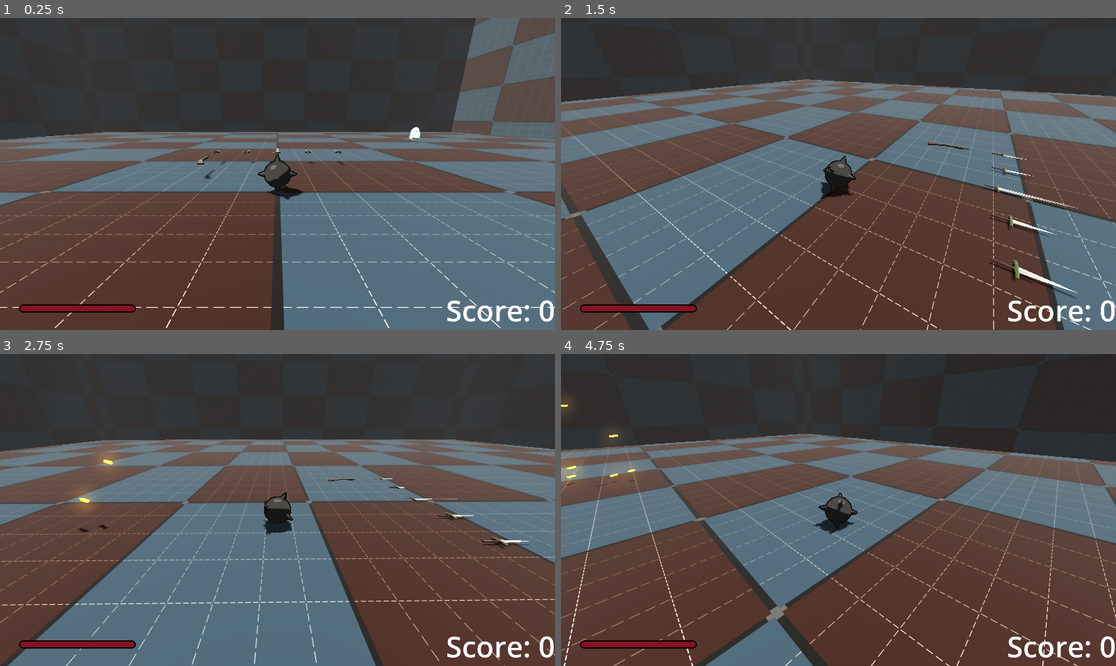
Above: before the commit, frames 1-4 (two rows, left to right).
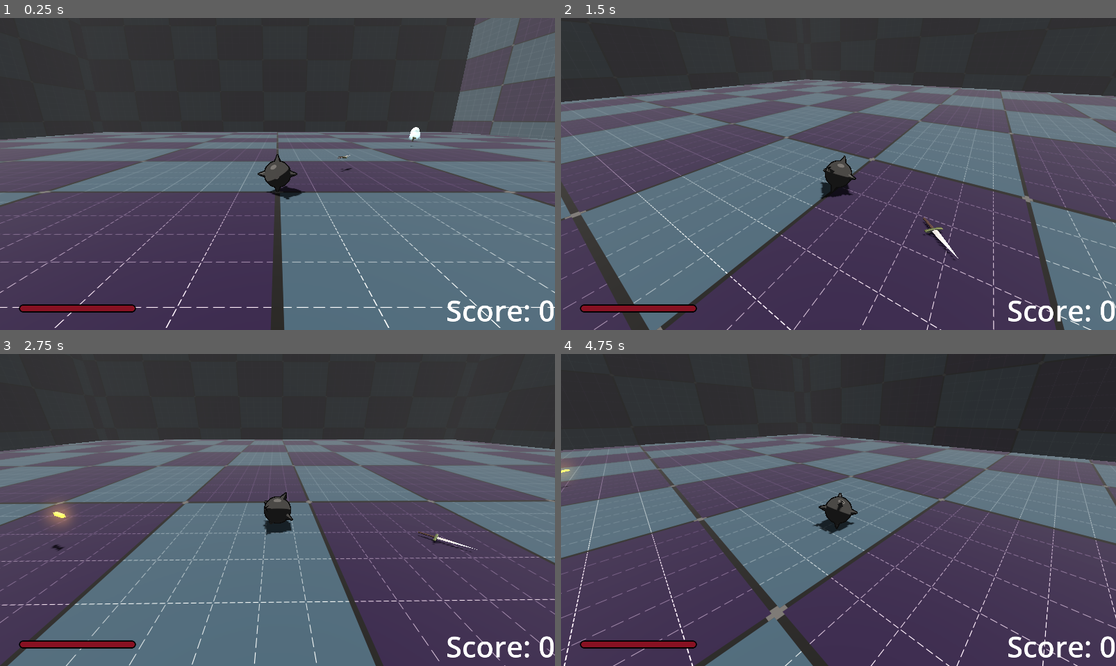
Above: after the commit, the same moments.

Repository: erikringwalters/pirate-jam-16-prototype
Game: Godot game, scene res://scenes/main.tscn
Same seed, same stepped clock (60 frames per second), same inputs: the game is played once before the commit and once after it.
Inputs (mouse positions are in pixels of both pictures, inside the frame that each line leads up to):
- Up to frame 1 (0.25 s): no input
- Up to frame 2 (1.5 s): tap Enter (restart) at 0.5, 1.25 s; move the mouse to (960, 158) at 0.52 s; press the mouse at (960, 158) at 0.53 s; hold D (move_right) 0.53-1.28 s; move the mouse to (810, 174) at 1.27 s; release the mouse at (810, 174) at 1.28 s; hold W (move_up) from 1.28 s (still down); click (810, 174) at 1.35 s
- Up to frame 3 (2.75 s): keep holding W (move_up); tap Enter (restart) at 2 s; move the mouse to (288, 503) at 2.02 s; press the mouse at (288, 503) at 2.03 s
- Up to frame 4 (4.75 s): keep holding W (move_up); tap Enter (restart) at 2.75, 3.5, 4.25 s; move the mouse to (832, 516) at 2.77 s; release the mouse at (832, 516) at 2.78 s; click (832, 516) at 2.85 s; move the mouse to (877, 513) at 3.52 s; press the mouse at (877, 513) at 3.53 s; move the mouse to (794, 506) at 4.27 s; release the mouse at (794, 506) at 4.28 s; click (794, 506) at 4.35 s

The runs differ from the first frame. In frame 1, 27% of the frame differs, in the area x 0-100%, y 23-100%; in frame 2, 39%; in frame 3, 31%; in frame 4, 42%, in the area x 0-100%, y 13-100%.

Commit message:
random weapons with rare rockets

Diff:
--- a/scenes/boundaries/boundary.tscn
+++ b/scenes/boundaries/boundary.tscn
@@ -11,7 +11,7 @@
 shader = ExtResource("2_xjnfk")
 shader_parameter/subdivisions = 32.0
 shader_parameter/grid_width = 0.02
-shader_parameter/background_color = Color(0.158999, 0.0604092, 0.00201173, 1)
+shader_parameter/background_color = Color(0.0968196, 0.0319011, 0.168803, 1)
 shader_parameter/background_color_two = Color(0.158938, 0.23814, 0.290237, 1)
 shader_parameter/grid_color = Color(0, 0, 0, 1)
 shader_parameter/dashed_scale_x = 0.02
--- a/scenes/level/level.tscn
+++ b/scenes/level/level.tscn
@@ -8,7 +8,6 @@
 [ext_resource type="Script" uid="uid://dhjhidvuhk8dv" path="res://scripts/spawner.gd" id="6_ivku7"]
 [ext_resource type="PackedScene" uid="uid://bcay80aaxis1" path="res://scenes/boundaries/boundary.tscn" id="7_pe1ox"]
 [ext_resource type="PackedScene" uid="uid://dnab25acrgyoy" path="res://scenes/weapons/dagger.tscn" id="9_0fkkc"]
-[ext_resource type="PackedScene" uid="uid://obopymb5flt6" path="res://scenes/weapons/sword.tscn" id="12_a5iu8"]
 
 [sub_resource type="Environment" id="Environment_h2yge"]
 background_mode = 1
@@ -60,23 +59,8 @@
 light_energy = 2.0
 shadow_enabled = true
 
-[node name="Dagger_PickupItem" parent="." instance=ExtResource("9_0fkkc")]
-transform = Transform3D(1, 0, 0, 0, 1, 0, 0, 0, 1, 4, 1, 6)
-
 [node name="Dagger_PickupItem3" parent="." instance=ExtResource("9_0fkkc")]
-transform = Transform3D(1, 0, 0, 0, 1, 0, 0, 0, 1, -2, 1, 6)
-
-[node name="Dagger_PickupItem4" parent="." instance=ExtResource("9_0fkkc")]
-transform = Transform3D(1, 0, 0, 0, 1, 0, 0, 0, 1, -4, 1, 6)
-
-[node name="Dagger_PickupItem2" parent="." instance=ExtResource("9_0fkkc")]
-transform = Transform3D(1, 0, 0, 0, 1, 0, 0, 0, 1, 2, 1, 6)
-
-[node name="Shotgun_PickupItem" parent="." instance=ExtResource("3_pm6rs")]
-transform = Transform3D(1, 0, 0, 0, -4.37114e-08, -1, 0, 1, -4.37114e-08, 4, 1, 3)
-
-[node name="Sword_PickupItem" parent="." instance=ExtResource("12_a5iu8")]
-transform = Transform3D(1, 0, 0, 0, -4.37114e-08, -1, 0, 1, -4.37114e-08, 0, 1, 6)
+transform = Transform3D(0.707107, 0, -0.707107, 0, 1, 0, 0.707107, 0, 0.707107, -4, 1, 4)
 
 [node name="EnemyCountTimer" type="Timer" parent="."]
 unique_name_in_owner = true
--- a/scenes/main.tscn
+++ b/scenes/main.tscn
@@ -26,7 +26,7 @@
 [node name="Main" type="Node3D"]
 script = ExtResource("1_0wfyh")
 
-[node name="AudioStreamPlayer3D" type="AudioStreamPlayer" parent="."]
+[node name="AudioStreamPlayer" type="AudioStreamPlayer" parent="."]
 stream = ExtResource("2_jyhfs")
 volume_db = -20.0
 autoplay = true
--- a/scenes/weapons/explosion.tscn
+++ b/scenes/weapons/explosion.tscn
@@ -6,9 +6,10 @@
 radius = 2.847
 
 [sub_resource type="StandardMaterial3D" id="StandardMaterial3D_nmdyk"]
-albedo_color = Color(0.696164, 0.678753, 0, 1)
+transparency = 1
+albedo_color = Color(0.890196, 0.576471, 0, 0.0862745)
 emission_enabled = true
-emission = Color(0.68276, 0.635471, 0.372632, 1)
+emission = Color(0.85337, 0.558816, 0, 1)
 emission_energy_multiplier = 2.0
 
 [sub_resource type="SphereMesh" id="SphereMesh_4u5ba"]
--- a/scenes/weapons/rocket.tscn
+++ b/scenes/weapons/rocket.tscn
@@ -6,8 +6,9 @@
 [sub_resource type="CapsuleShape3D" id="CapsuleShape3D_kjqmh"]
 radius = 0.15
 
-[sub_resource type="BoxShape3D" id="BoxShape3D_2hjgi"]
-size = Vector3(0.25, 2, 0.25)
+[sub_resource type="CapsuleShape3D" id="CapsuleShape3D_2hjgi"]
+radius = 0.16
+height = 2.05
 
 [node name="RocketLauncher_PickupItem" type="RigidBody3D" groups=["GroundCollision", "Pickup"]]
 transform = Transform3D(1, 0, 0, 0, -4.37114e-08, -1, 0, 1, -4.37114e-08, 0, 0, 0)
@@ -31,9 +32,7 @@
 [node name="HitBox" type="Area3D" parent="RBCollision"]
 
 [node name="HitBoxCollision" type="CollisionShape3D" parent="RBCollision/HitBox"]
-shape = SubResource("BoxShape3D_2hjgi")
+shape = SubResource("CapsuleShape3D_2hjgi")
 
 [node name="Anchor" type="Marker3D" parent="."]
 transform = Transform3D(1, 0, 0, 0, -4.37114e-08, -1, 0, 1, -4.37114e-08, 0, -1.2, 5.24537e-08)
-
-[node name="CollisionShape3D" type="CollisionShape3D" parent="."]
--- a/scripts/enemy.gd
+++ b/scripts/enemy.gd
@@ -15,8 +15,10 @@
 
 func _ready() -> void:
 	self.add_to_group("Enemy")
-	#weapon_name = Items.weapons.keys()[randi_range(0, Items.weapons.size() - 1)]
-	weapon_name = "Shotgun"
+	if randf() < 0.01:
+		weapon_name = "Rocket"
+	else:
+		weapon_name = Items.weapons.keys()[randi_range(0, Items.weapons.size() - 2)]
 	connect("died", Callable(get_parent(), "_on_enemy_died"))
 	#print(weapon_name)
 	weapon = Items.weapons[str(weapon_name)]['weapon_scene'].instantiate()
--- a/scripts/explosion.gd
+++ b/scripts/explosion.gd
@@ -10,7 +10,7 @@
 	$Lifetime.start()
 
 func _physics_process(_delta: float) -> void:
-	const rate = 1.1
+	const rate = 1.05
 	get_node('MeshInstance3D').mesh.radius *= rate
 	get_node('MeshInstance3D').mesh.height = get_node('MeshInstance3D').mesh.radius*2
 
--- a/scripts/level.gd
+++ b/scripts/level.gd
@@ -7,6 +7,7 @@
 @export var y_offset : float = 1.0
 @export var spread_offset : float = 5
 @export var wave_n := [1,2,2,3,3,4]
+@export var wave_heal_amount := 250
 
 var enemies_remaining = 0
 var max_known_wave_count = wave_n.size() - 1
@@ -59,7 +60,7 @@
 
 func wave_over():
 	print("wave over")
-	player.full_heal()
+	player.heal(250)
 	wave_timer.start()
 
 func _on_wave_timer_timeout() -> void:
--- a/scripts/player.gd
+++ b/scripts/player.gd
@@ -101,6 +101,10 @@
 	GameState.player_health = GameState.max_health
 	health_changed.emit()
 
+func heal(amount):
+	GameState.player_health = clamp(GameState.player_health + amount, 0, GameState.max_health)
+	health_changed.emit()
+
 func player_process_explosion_damage(damage):
 	GameState.player_health -= damage/3
 	health_changed.emit()
Not shown: 1 places in scenes/level/level.tscn that only renumber resources
